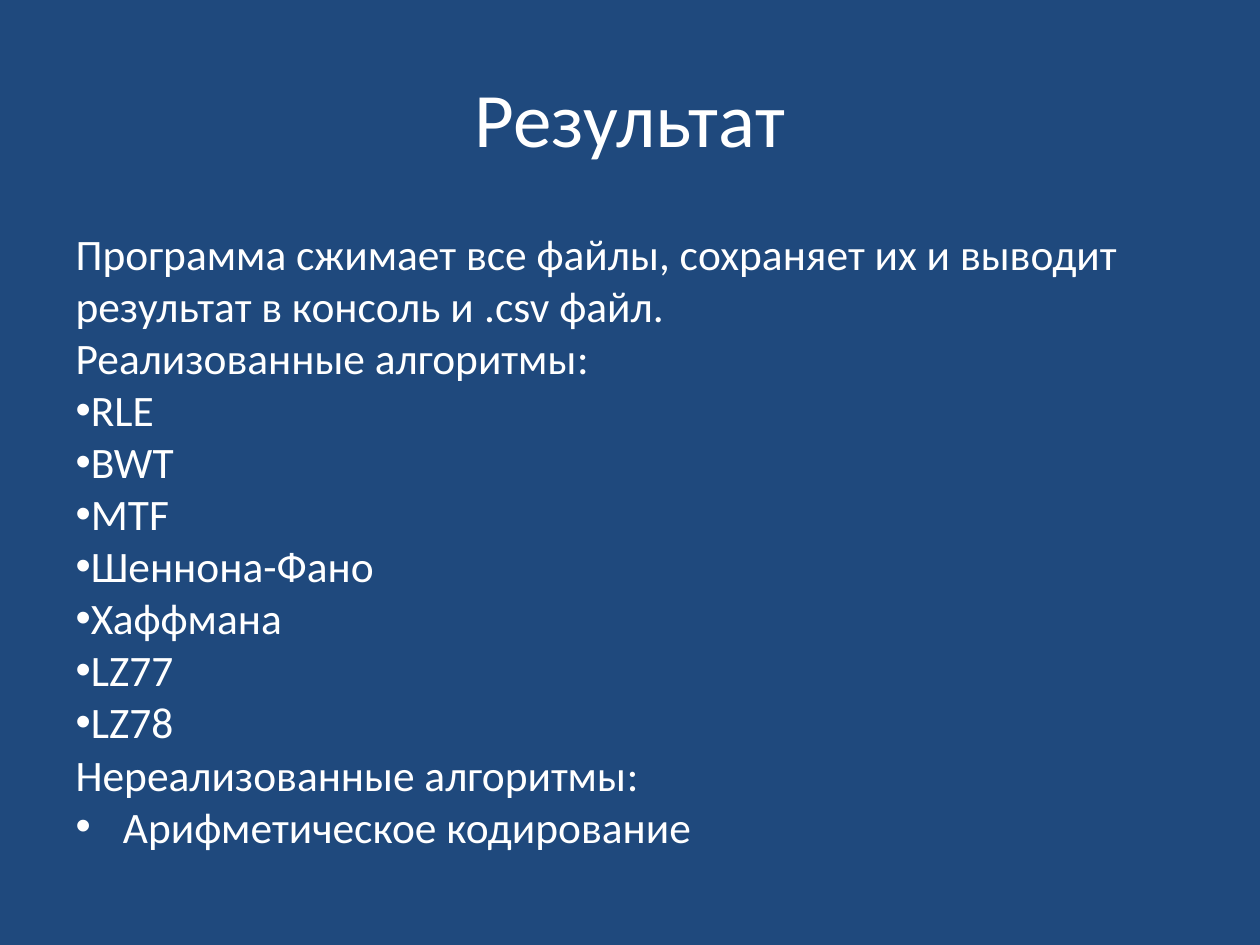
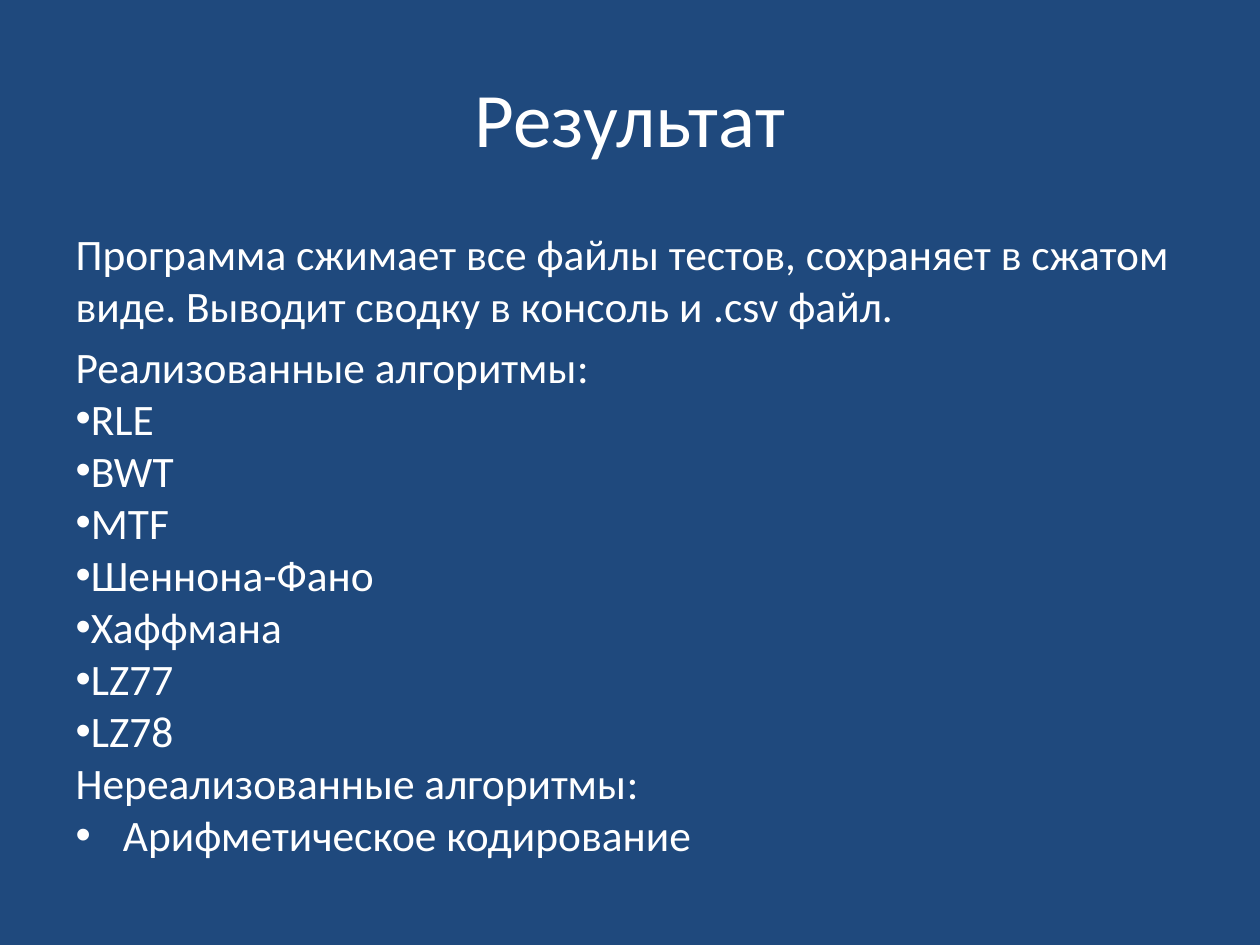
Before and after one commit to leschtsch/compressor, a slide deck: slide 3 of Презентация.pptx. Drawn at 1260x945 pixels with LibreOffice and Linux fonts; fonts in the diff are those of the drawing. Boxes give left, top, right and bottom in pixels: in the first picture for what was removed or moved away, otherwise in the second. Text is boxed around its words. In the diff, an @@ line names an element or a change of style, - is before the commit and + after.

```diff
--- a/Презентация.pptx
+++ b/Презентация.pptx
@@ text at <box>76,240,1168,329</box>: text changed @@
-Программа сжимает все файлы, сохраняет их и выводит результат в консоль и .csv файл.
+Программа сжимает все файлы тестов, сохраняет в сжатом виде. Выводит сводку в консоль и .csv файл.
@@ text at <box>76,355,589,390</box>: more space between paragraphs @@
```
Also in this commit, not shown: 5 other slides changed, 3 slides added, 7 other files.
